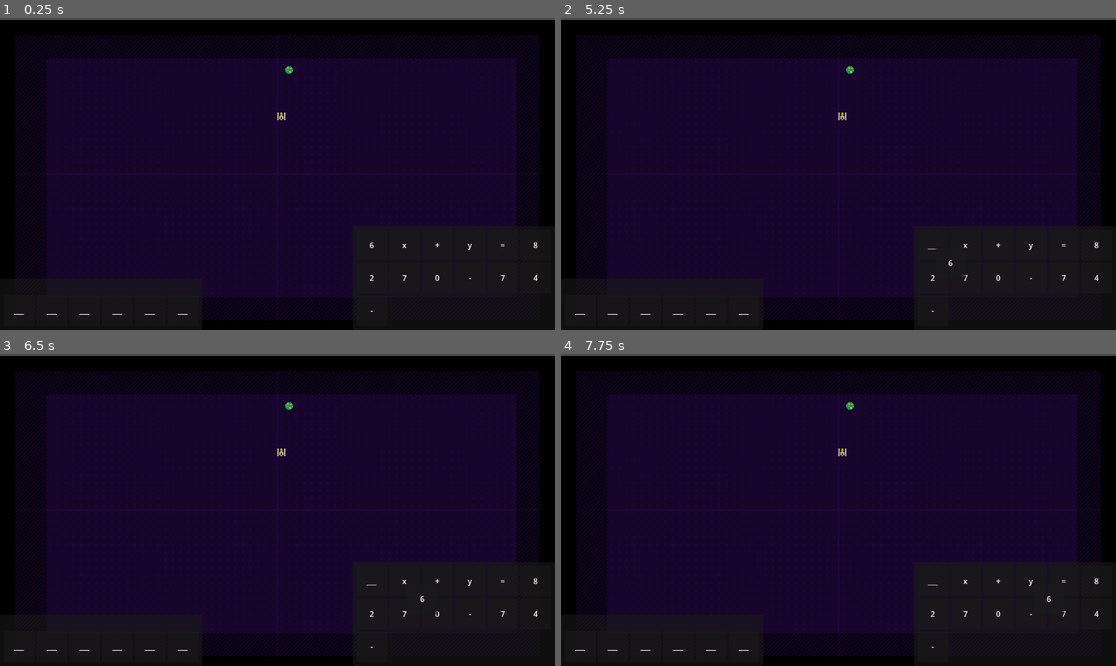
Above: before the commit, frames 1-4 (two rows, left to right).
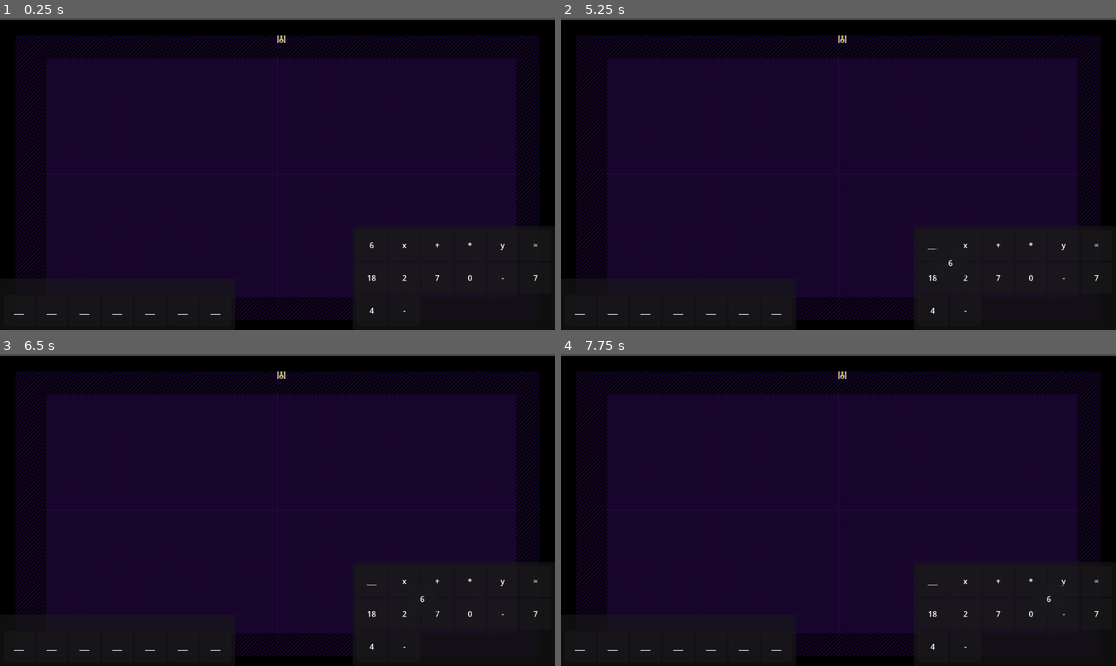
Above: after the commit, the same moments.

Repository: Mackenzie-Beck/FIFA2025
Game: Godot game, scene res://test.tscn
The game is run twice, just before and just after one commit, with the same random seed, the same clock (stepped at 60 frames per second) and the same inputs.
Inputs (mouse positions are in pixels of both pictures, inside the frame that each line leads up to):
- Up to frame 1 (0.25 s): no input
- Up to frame 2 (5.25 s): tap Enter at 0.5, 2, 3.5 s; move the mouse to (577, 311) at 0.52 s; click (577, 311) at 0.67 s; tap Space at 1.25, 2.75, 4.25 s; move the mouse to (610, 311) at 1.27 s; click (610, 311) at 1.42 s; move the mouse to (644, 311) at 2.02 s; click (644, 311) at 2.17 s; move the mouse to (677, 311) at 2.77 s; click (677, 311) at 2.92 s; move the mouse to (710, 311) at 3.52 s; click (710, 311) at 3.67 s; move the mouse to (744, 311) at 4.27 s; click (744, 311) at 4.42 s; move the mouse to (932, 245) at 5.02 s; click (932, 245) at 5.17 s
- Up to frame 3 (6.5 s): move the mouse to (405, 581) at 5.77 s; click (405, 581) at 5.92 s
- Up to frame 4 (7.75 s): move the mouse to (999, 581) at 6.52 s; click (999, 581) at 6.67 s; move the mouse to (1032, 581) at 7.27 s; click (1032, 581) at 7.42 s

The runs differ from the first frame. In frame 1, 0.2% of the frame differs, in the area x 36-97%, y 5-96%; in frame 2, 0.2%; in frame 3, 0.2%; in frame 4, 0.2%.

Commit message:
tokenizer is updated so now it can handle numbers with more tha one digit

Diff:
--- a/UI/term_interface.gd
+++ b/UI/term_interface.gd
@@ -25,6 +25,30 @@
 		grabbed_term.global_position = get_global_mouse_position() + Vector2(5,5)
 
 
+func tokenize_equation(equation: String) -> Array:
+	var tokens = []
+	var current_token = ""
+
+	for i in range(equation.length()):
+		var char = equation[i]
+
+		# If it's a digit, accumulate it
+		if char.is_valid_int():
+			current_token += char
+		else:
+			# If we have accumulated digits, add them as a token
+			if current_token != "":
+				tokens.append(current_token)
+				current_token = ""
+
+			# Add the current character (operator, variable, etc.)
+			tokens.append(char)
+
+	# last token if equation ends with number
+	if current_token != "":
+		tokens.append(current_token)
+
+	return tokens
 
 func _equation_template_updated(index: int, button: int, term_text : String):
 		match button:
@@ -62,29 +86,20 @@
 	elif equation_template.get_empty_term_slots() == 0:
 		equation_is_false.emit()
 
-func set_equation_template(equation : String, num : int) -> void:
-	var tmp_string : String
-	var tokens = []
+func set_equation_template(equation: String, num: int) -> void:
+	var tokens = tokenize_equation(equation)
+	var tmp_string = ""
 
-	#remove characters unneccesary for display
-	for char in equation:
-		if char != "*":
-			tokens.append(char)
-	#convert tokens to string
 	for token in tokens:
-		tmp_string = tmp_string + token
+		tmp_string += token
 
+	#print(tokens)
 	set_correct_equation(tmp_string)
 	equation_template.num_term_slots = num
 	equation_template.set_term_slots()
 
-
-
-
 func set_term_set(equation: String, num: int) -> void:
-	var tokens = []
-	for char in equation:
-		tokens.append(char)
+	var tokens = tokenize_equation(equation)
 	term_set.set_term_set(tokens, num)
 
 func set_correct_equation(string : String):
--- a/UI/term_set.gd
+++ b/UI/term_set.gd
@@ -20,11 +20,6 @@
 	var shuffled_tokens = tokens.duplicate()
 	shuffled_tokens.shuffle()
 
-	# clean shuffled tokens of any * symbols
-	for token in shuffled_tokens:
-		if token == "*":
-			shuffled_tokens.erase(token)
-
 	for token in shuffled_tokens:
 		var new_term = TERM.instantiate()
 		new_term.set_term_text(token)
--- a/scripts/QuestionBank.gd
+++ b/scripts/QuestionBank.gd
@@ -2,39 +2,37 @@
 
 
 var questions = {
-	"y=x+3": 5,
-	"y=2*x-5": 6,
-	"y=-3*x+7": 7,
-	"y=4*x": 4,
-	"y=-x": 4,
-	"y=5*x+2": 6,
-	"y=-2*x-8": 7,
-	"y=x": 3,
-	"y=3*x+1": 6,
-	"y=-4*x+6": 7,
-	"y=7*x-3": 6,
-	"y=-x+9": 7,
-	"y=2*x": 4,
-	"y=-5*x": 5,
-	"y=x-4": 6,
-	"y=6*x+8": 6,
-	"y=-3*x": 5,
-	"y=8*x-1": 6,
-	"y=-2*x+10": 7,
-	"y=4*x-7": 6,
-	"y=-6*x+3": 7,
-	"y=x+12": 6,
-	"y=9*x": 4,
-	"y=-x-5": 7,
-	"y=3*x-2": 6,
-	"y=-7*x+4": 7,
-	"y=5*x-6": 6,
-	"y=-4*x-1": 7,
-	"y=2*x+11": 6,
-	"y=-8*x+2": 7
+	"y=x+13": 5,
+	"y=2*x-15": 7,
+	"y=-3*x+17": 8,
+	"y=4*x+10": 7,
+	"y=-x+12": 6,
+	"y=5*x+22": 7,
+	"y=-2*x-18": 8,
+	"y=x+11": 5,
+	"y=3*x+14": 7,
+	"y=-4*x+16": 8,
+	"y=7*x-13": 7,
+	"y=-x+19": 6,
+	"y=2*x+20": 7,
+	"y=-5*x+15": 8,
+	"y=x-14": 5,
+	"y=6*x+18": 7,
+	"y=-3*x+21": 8,
+	"y=8*x-11": 7,
+	"y=-2*x+10": 8,
+	"y=4*x-17": 7,
+	"y=-6*x+23": 8,
+	"y=x+12": 5,
+	"y=9*x-15": 7,
+	"y=-x-15": 6,
+	"y=3*x-12": 7,
+	"y=-7*x+14": 8,
+	"y=5*x-16": 7,
+	"y=-4*x-11": 8,
+	"y=2*x+11": 7,
+	"y=-8*x+22": 8
 }
-
-
 
 # return a random question:term_num pair from the question_dict
 func random_question() -> Array:
